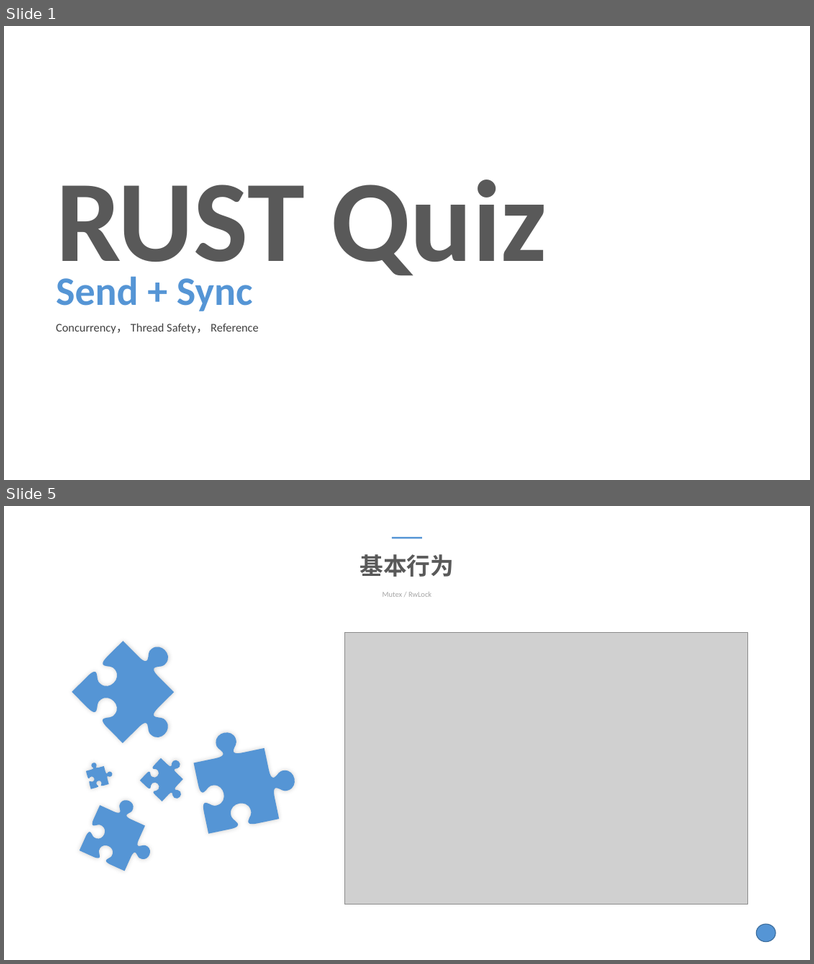
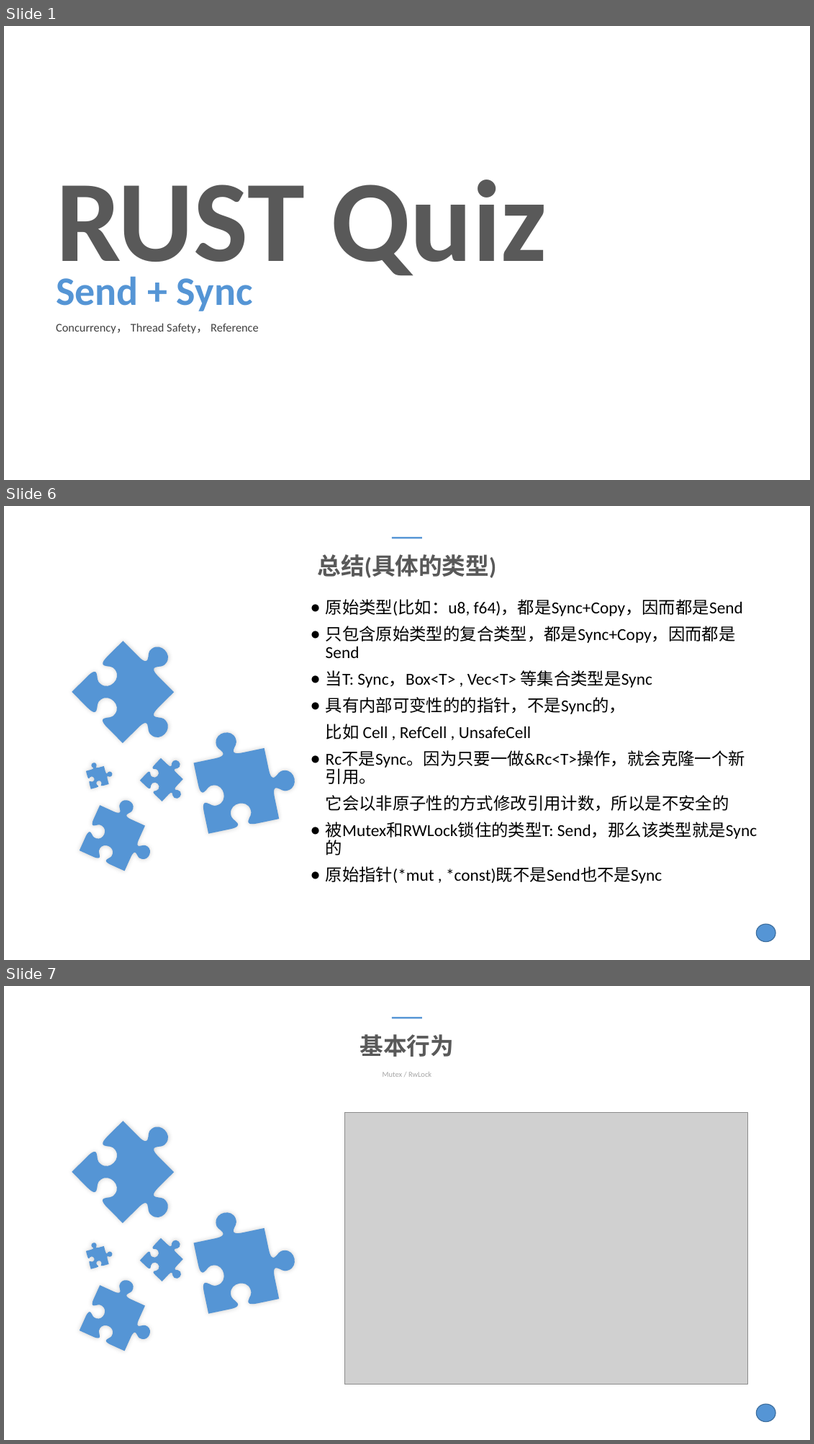
Before and after one commit to gavinzheng/rustprogram, a slide deck: PPT/Quiz1(send+sync)-V3.pptx. Shown one above the other, each under a label of ours: slides 1 and 5 before the commit, slides 1, 6 and 7 after it; the slides between them are not shown. The pictures are 814x964 and 814x1444 pixels, drawn with LibreOffice and Linux fonts; fonts in the diff are those of the drawing; grey boxes stand for pictures; background and template pictures are left out. Boxes give left, top, right and bottom in pixels: in the first picture for what was removed or moved away, otherwise in the second. Text is boxed around its words. In the diff, an @@ line names an element or a change of style, - is before the commit and + after.

```diff
--- a/PPT/Quiz1(send+sync)-V3.pptx
+++ b/PPT/Quiz1(send+sync)-V3.pptx
@@ slide 6 added at (4, 506, 810, 960), background #FFFFFF; not listed: 1 template element that a slide beside it also shows @@
@@ rectangle added at (392, 537, 422, 538), fill #5595D5 @@
@@ text added at (318, 554, 497, 578), 28 pt, text #595959, bold @@
+总结(具体的类型)
@@ text added at (326, 599, 757, 883), 20 pt, text #000000 @@
+● 原始类型(比如：u8, f64)，都是Sync+Copy，因而都是Send
+● 只包含原始类型的复合类型，都是Sync+Copy，因而都是Send
+● 当T: Sync，Box<T> , Vec<T> 等集合类型是Sync
+● 具有内部可变性的的指针，不是Sync的，
+比如 Cell , RefCell , UnsafeCell
+● Rc不是Sync。因为只要一做&Rc<T>操作，就会克隆一个新引用。
+它会以非原子性的方式修改引用计数，所以是不安全的
+● 被Mutex和RWLock锁住的类型T: Send，那么该类型就是Sync的
+● 原始指针(*mut , *const)既不是Send也不是Sync
@@ freeform shape added at (72, 623, 211, 761), fill #5595D5 @@
@@ freeform shape added at (188, 717, 304, 833), fill #5595D5 @@
@@ freeform shape added at (84, 758, 115, 789), fill #5595D5 @@
@@ freeform shape added at (140, 750, 199, 809), fill #5595D5 @@
@@ freeform shape added at (80, 789, 168, 878), fill #5595D5 @@
@@ what was slide 5 is now slide 7 @@
```
Also in this commit, not shown: 2 slides changed, 2 other slides added, 1 slide removed, 19 other files.
